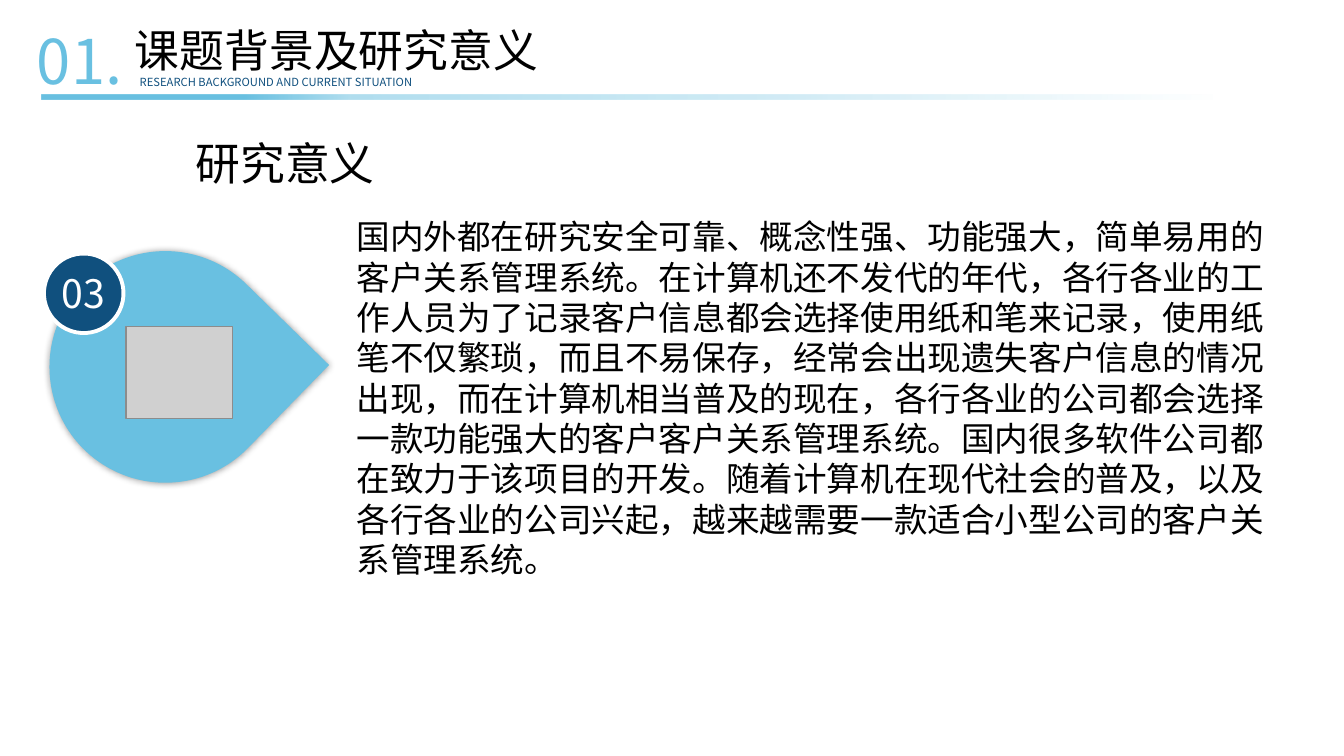
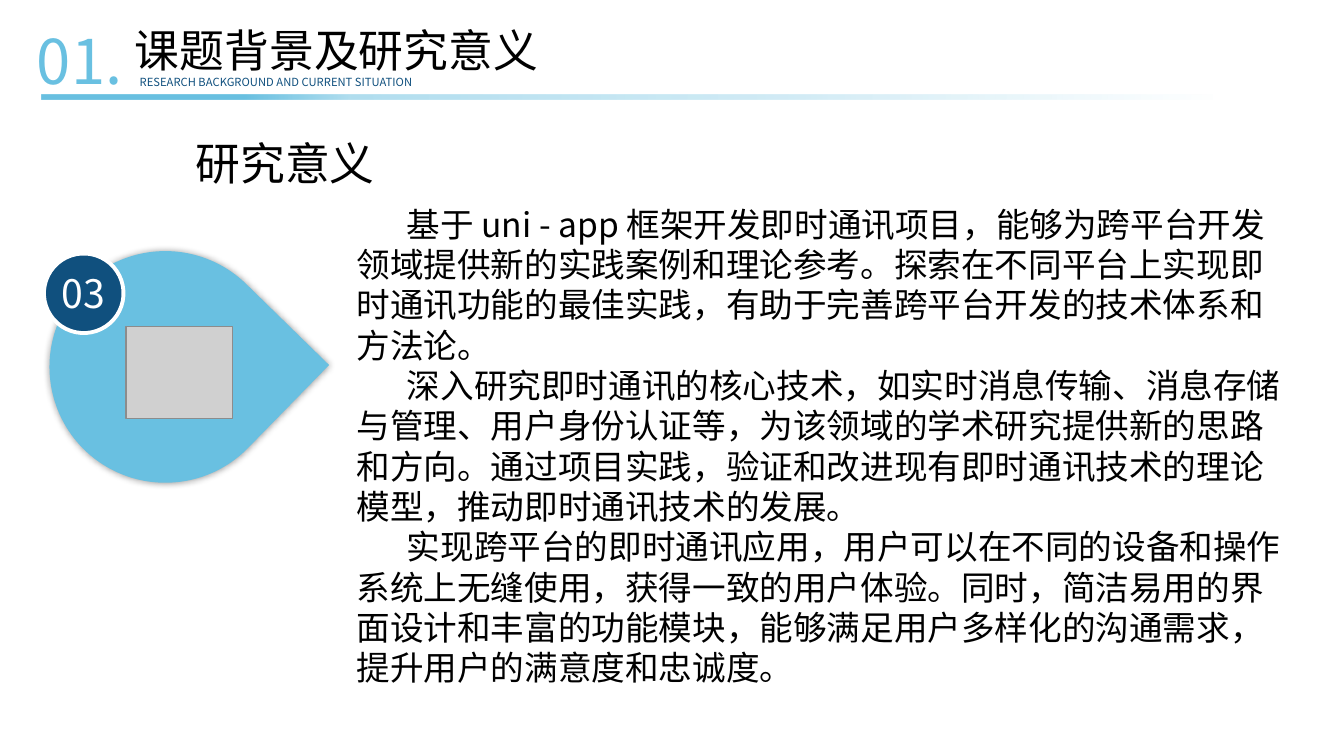
Before and after one commit to ConsoleLZ/chat-app, a slide deck: slide 7 of 毕业论文/毕业答辩(系统开发）.pptx. Drawn at 1344x756 pixels with LibreOffice and Linux fonts; fonts in the diff are those of the drawing; grey boxes stand for pictures. Boxes give left, top, right and bottom in pixels: in the first picture for what was removed or moved away, otherwise in the second. Text is boxed around its words. In the diff, an @@ line names an element or a change of style, - is before the commit and + after.

```diff
--- a/毕业论文/毕业答辩(系统开发）.pptx
+++ b/毕业论文/毕业答辩(系统开发）.pptx
@@ rectangle "基于 uni - app 框架开发即时通讯项目，能够为跨平台开发领域提供新的实践案例和理论参考。探索在不同平台上实现即时 ...": place and size @@
-rectangle "基于 uni - app 框架开发即时通讯项目，能够为跨平台开发领域提供新的实践案例和理论参考。探索在不同平台上实现即时 ..." at (347, 204, 1295, 593)
+rectangle "基于 uni - app 框架开发即时通讯项目，能够为跨平台开发领域提供新的实践案例和理论参考。探索在不同平台上实现即时 ..." at (347, 251, 1295, 640)
@@ text in rectangle at (356, 208, 1281, 683): text changed @@
-国内外都在研究安全可靠、概念性强、功能强大，简单易用的客户关系管理系统。在计算机还不发代的年代，各行各业的工作人员为了记录客户信息都会选择使用纸和笔来记录，使用纸笔不仅繁琐，而且不易保存，经常会出现遗失客户信息的情况出现，而在计算机相当普及的现在，各行各业的公司都会选择一款功能强大的客户客户关系管理系统。国内很多软件公司都在致力于该项目的开发。随着计算机在现代社会的普及，以及各行各业的公司兴起，越来越需要一款适合小型公司的客户关系管理系统。
+基于 uni - app 框架开发即时通讯项目，能够为跨平台开发领域提供新的实践案例和理论参考。探索在不同平台上实现即时通讯功能的最佳实践，有助于完善跨平台开发的技术体系和方法论。
+深入研究即时通讯的核心技术，如实时消息传输、消息存储与管理、用户身份认证等，为该领域的学术研究提供新的思路和方向。通过项目实践，验证和改进现有即时通讯技术的理论模型，推动即时通讯技术的发展。
+实现跨平台的即时通讯应用，用户可以在不同的设备和操作系统上无缝使用，获得一致的用户体验。同时，简洁易用的界面设计和丰富的功能模块，能够满足用户多样化的沟通需求，提升用户的满意度和忠诚度。
```
Also in this commit, not shown: 10 other slides changed, 3 other files.
